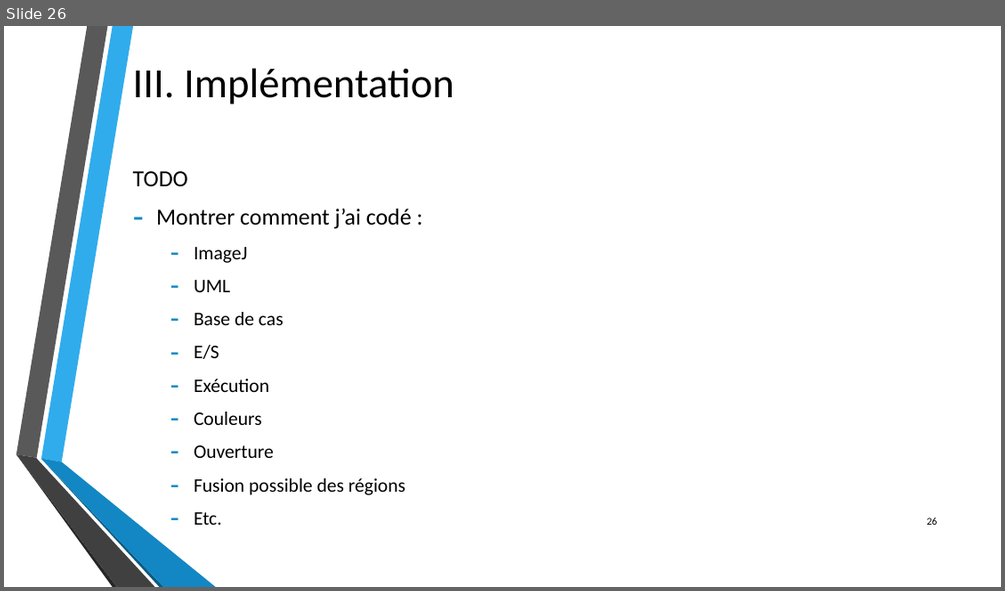
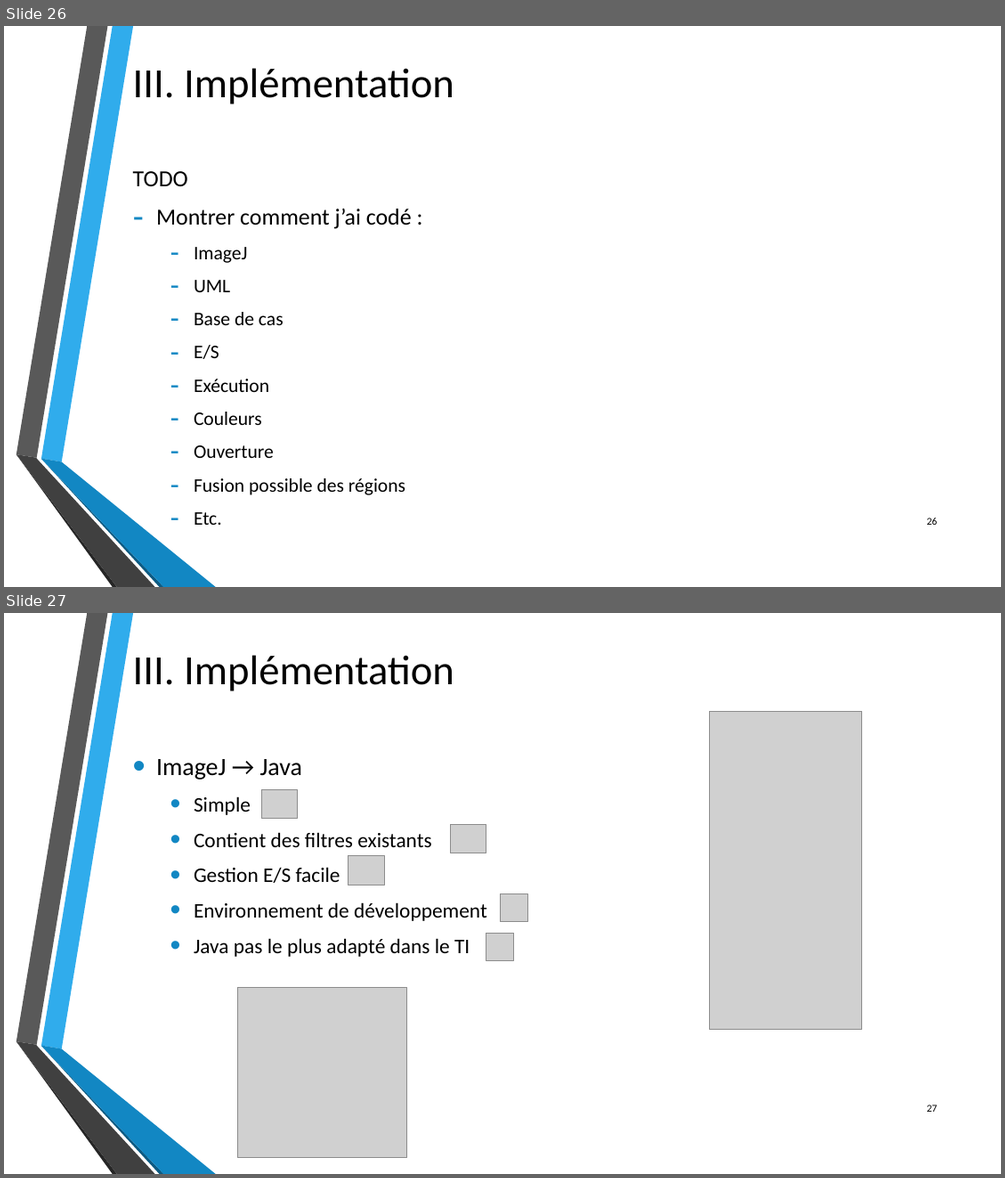
Before and after one commit to byZipo/Dossiers-Stage, a slide deck: Travail_realise/Presentations/Utilisation_du_RaPC_pour_la_segmentation_d_images.pptx. Shown one above the other, each under a label of ours: slide 26 before the commit, slides 26 and 27 after it. The pictures are 1005x591 and 1005x1178 pixels, drawn with LibreOffice and Linux fonts; fonts in the diff are those of the drawing; grey boxes stand for pictures; background and template pictures are left out. Boxes give left, top, right and bottom in pixels: in the first picture for what was removed or moved away, otherwise in the second. Text is boxed around its words. In the diff, an @@ line names an element or a change of style, - is before the commit and + after.

Commit message:
ajout de deux parties dans la presentation (implementation et problemes de segmentation)

```diff
--- a/Travail_realise/Presentations/Utilisation_du_RaPC_pour_la_segmentation_d_images.pptx
+++ b/Travail_realise/Presentations/Utilisation_du_RaPC_pour_la_segmentation_d_images.pptx
@@ slide 27 added at <box>4,613,1001,1174</box>, background picture (left out); not listed: 6 template elements that a slide beside it also shows @@
@@ title added at <box>133,655,454,691</box>, 40 pt, text #000000 @@
+III. Implémentation
@@ picture added at <box>709,711,862,1029</box> @@
@@ text added at <box>156,759,487,957</box>, 20 pt, text #000000 @@
+• ImageJ → Java
+  • Simple
+  • Contient des filtres existants
+  • Gestion E/S facile
+  • Environnement de développement
+  • Java pas le plus adapté dans le TI
@@ picture added at <box>262,789,298,819</box> @@
@@ picture added at <box>451,824,486,853</box> @@
@@ picture added at <box>348,855,385,884</box> @@
@@ picture added at <box>500,894,527,922</box> @@
@@ picture added at <box>486,933,514,961</box> @@
@@ picture added at <box>237,988,407,1158</box> @@
@@ page number added at <box>927,1104,938,1111</box>, 10 pt, text #000000 @@
+27
```
Also in this commit, not shown: 1 slide changed, 11 other slides added, 4 other files.
